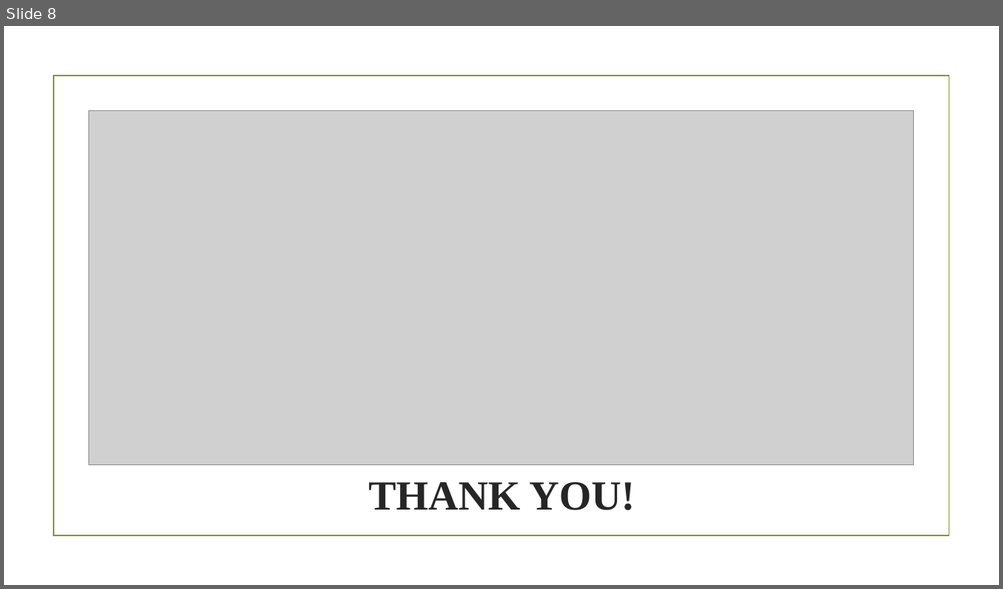
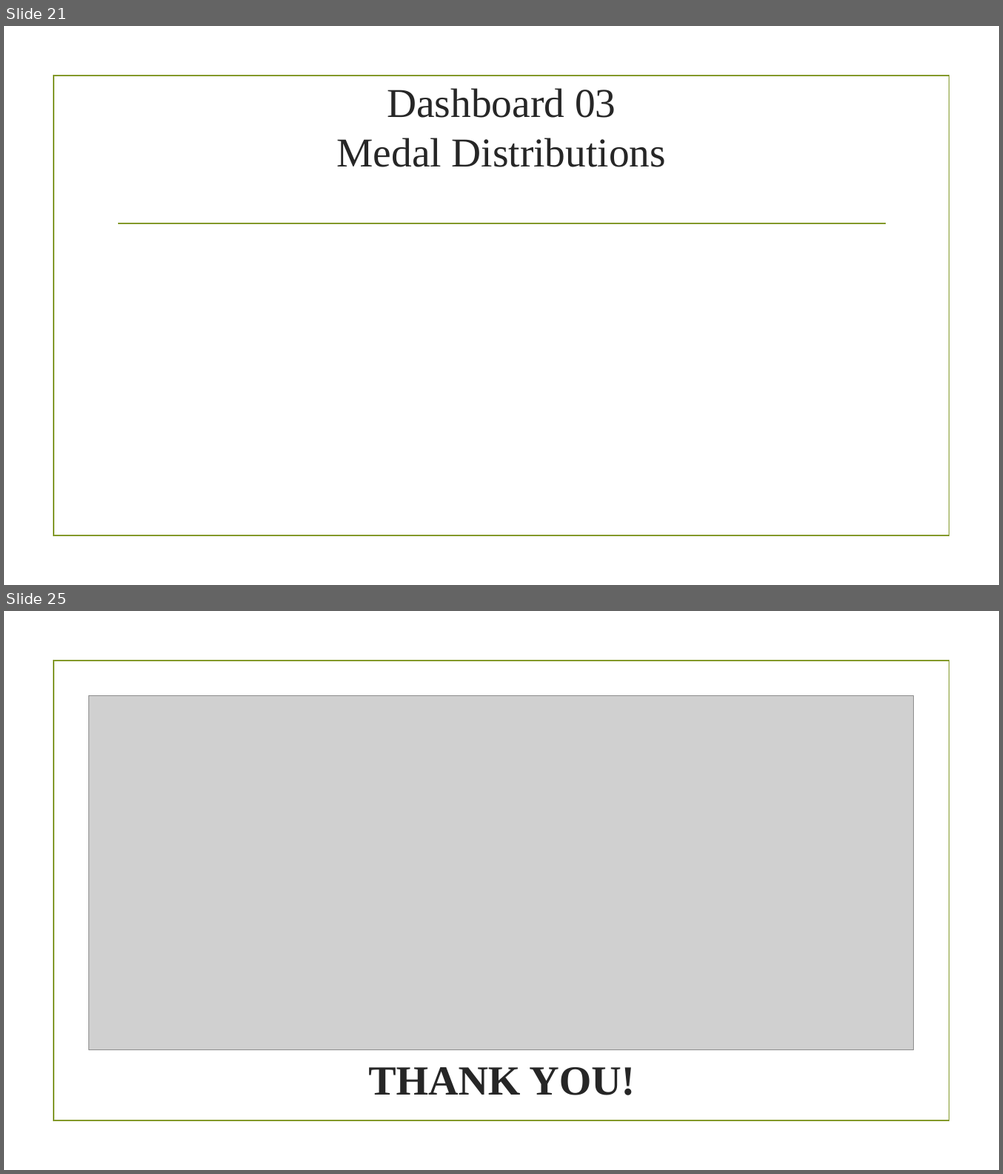
Before and after one commit to shwam25/Project_Tableau, a slide deck: Presentation.pptx. Shown one above the other, each under a label of ours: slide 8 before the commit, slides 21 and 25 after it; the slides between them are not shown. The pictures are 1003x589 and 1003x1174 pixels, drawn with LibreOffice and Linux fonts; fonts in the diff are those of the drawing; grey boxes stand for pictures; background and template pictures are left out. Boxes give left, top, right and bottom in pixels: in the first picture for what was removed or moved away, otherwise in the second. Text is boxed around its words. In the diff, an @@ line names an element or a change of style, - is before the commit and + after.

```diff
--- a/Presentation.pptx
+++ b/Presentation.pptx
@@ slide 21 added at <box>4,26,999,585</box>, background picture (left out); not listed: 1 template element that a slide beside it also shows @@
@@ title added at <box>336,88,666,167</box>, 39.6 pt, text #262626 @@
+Dashboard 03
+Medal Distributions
@@ line added from (118, 224) to (885, 224), #83992A 1.25 pt @@
@@ what was slide 8 is now slide 25 @@
```
Also in this commit, not shown: 2 slides changed, 19 other slides added, 3 slides removed.
